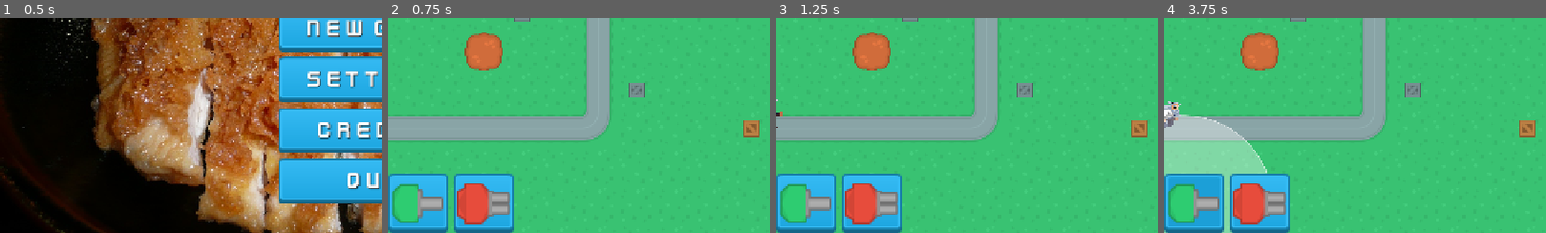
Above: before the commit, frames 1-4 (left to right).
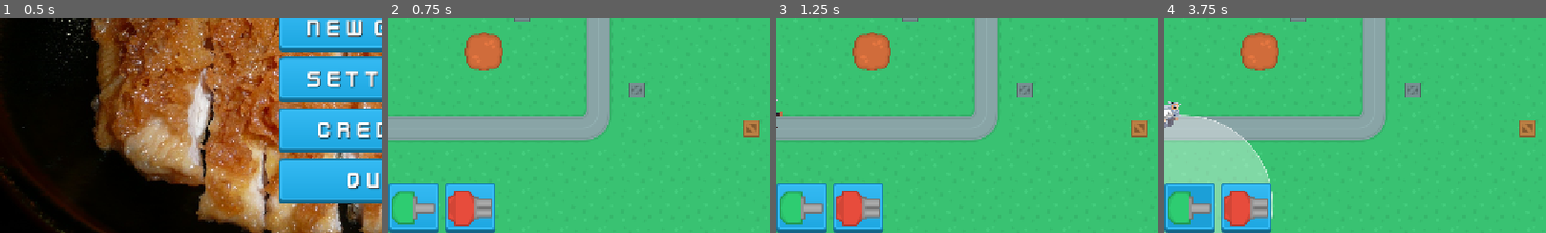
Above: after the commit, the same moments.

Repository: lukeai-tan/nanban-requiem-orbital
Game: Godot game, scene res://SceneHandler.tscn
Same seed, same stepped clock (60 frames per second), same inputs: the game is played once before the commit and once after it.
Inputs (mouse positions are % of the whole screen's width and height, from its top left; square brackets give the same spot before the commit, where the layout moved):
- Up to frame 1 (0.5 s): no input
- Up to frame 2 (0.75 s): click "New Game" at 0.5 s
- Up to frame 3 (1.25 s): no input
- Up to frame 4 (3.75 s): click (90, 5) at 1.25 s; click (90, 5) at 2 s; click (90, 5) at 2.75 s; click (3, 94) [4, 93] at 3.5 s
The pictures show only the part of the screen within x 0-50%, y 50-100%; the shares and areas given below are measured in that part.

Frame 1 is identical in both runs. In frame 2, 6.2% of the frame differs, in the area x 0-33%, y 72-100%; in frame 3, 6.2%; in frame 4, 6.4%.

Commit message:
Update GameScene.tscn

Diff:
--- a/Scenes/MainScenes/GameScene.tscn
+++ b/Scenes/MainScenes/GameScene.tscn
@@ -33,24 +33,23 @@
 [node name="BuildBar" type="HBoxContainer" parent="UI/HUD"]
 layout_direction = 2
 layout_mode = 1
-anchors_preset = 12
+anchors_preset = 2
 anchor_top = 1.0
-anchor_right = 1.0
 anchor_bottom = 1.0
-offset_top = -100.0
-grow_horizontal = 2
+offset_top = -85.0
+offset_right = 180.0
 grow_vertical = 0
 theme_override_constants/separation = 10
 
 [node name="RangedTower1" type="TextureButton" parent="UI/HUD/BuildBar" groups=["tower_options"]]
-custom_minimum_size = Vector2(100, 100)
+custom_minimum_size = Vector2(85, 85)
 layout_mode = 2
 size_flags_horizontal = 0
 size_flags_vertical = 4
 texture_normal = ExtResource("3_tnagp")
 texture_pressed = ExtResource("4_o10dm")
 texture_hover = ExtResource("5_no243")
-stretch_mode = 5
+stretch_mode = 4
 
 [node name="Icon" type="TextureRect" parent="UI/HUD/BuildBar/RangedTower1"]
 layout_mode = 1
@@ -62,14 +61,14 @@
 texture = ExtResource("6_o10dm")
 
 [node name="RangedTower2" type="TextureButton" parent="UI/HUD/BuildBar" groups=["tower_options"]]
-custom_minimum_size = Vector2(100, 100)
+custom_minimum_size = Vector2(85, 85)
 layout_mode = 2
 size_flags_horizontal = 0
 size_flags_vertical = 4
 texture_normal = ExtResource("3_tnagp")
 texture_pressed = ExtResource("4_o10dm")
 texture_hover = ExtResource("5_no243")
-stretch_mode = 5
+stretch_mode = 4
 
 [node name="Icon" type="TextureRect" parent="UI/HUD/BuildBar/RangedTower2"]
 layout_mode = 1
